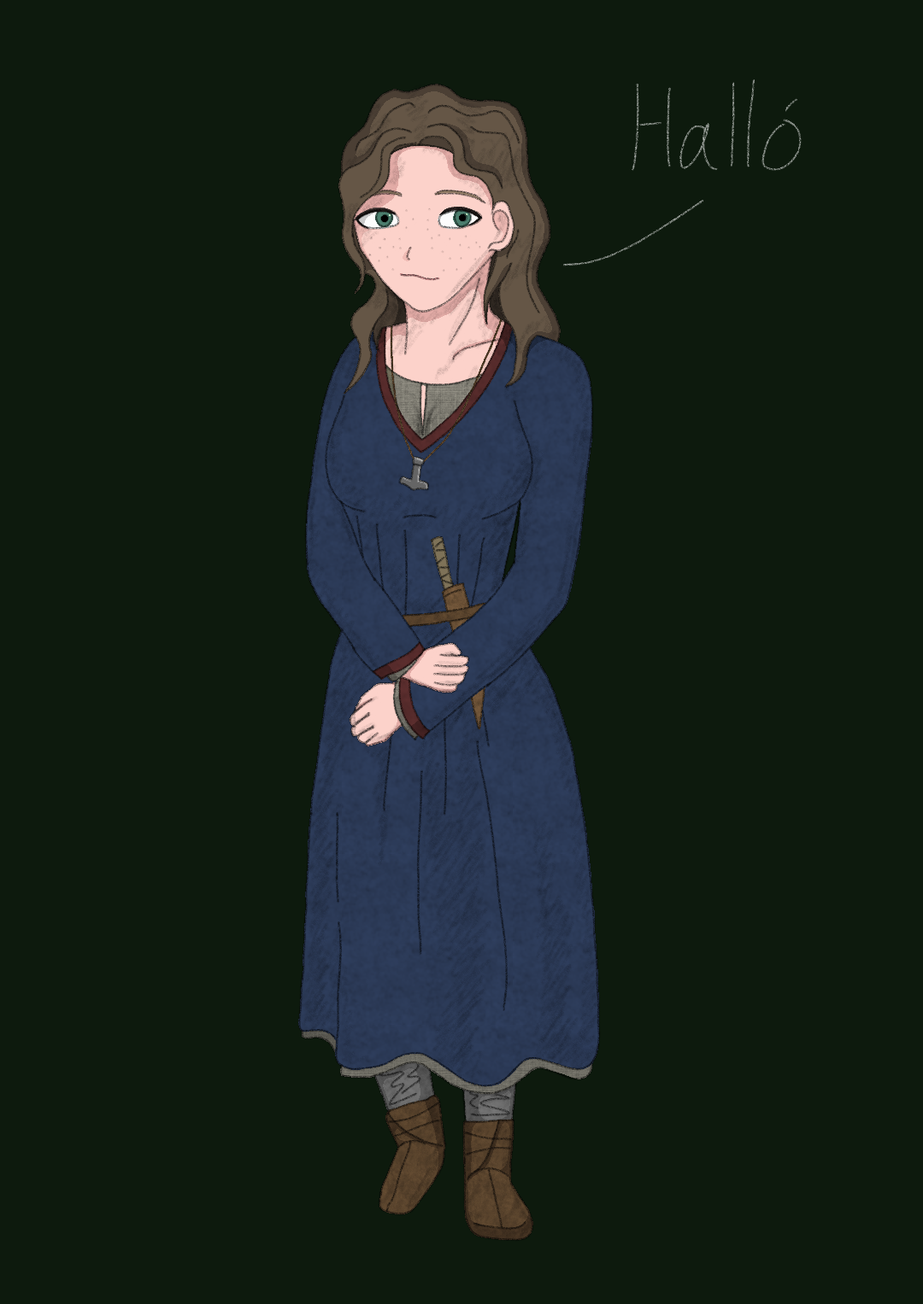
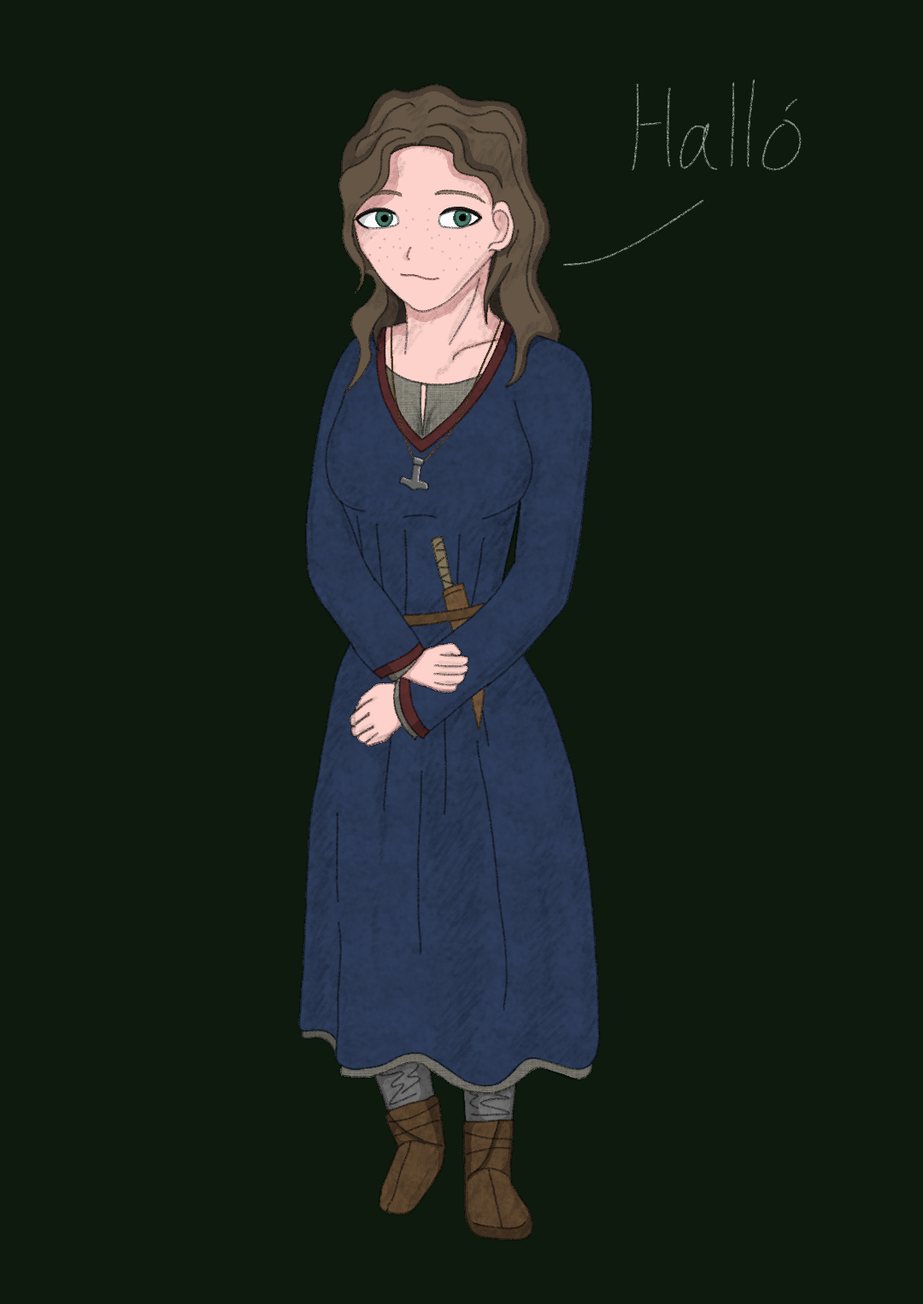
Two versions of the same layered image (923px x 1304px). Layer-by-layer changes:
painted on "texture" over bbox(310, 631, 599, 1064)
painted on "color" over bbox(310, 631, 599, 1064)
painted on "background" over bbox(301, 628, 600, 1069)
